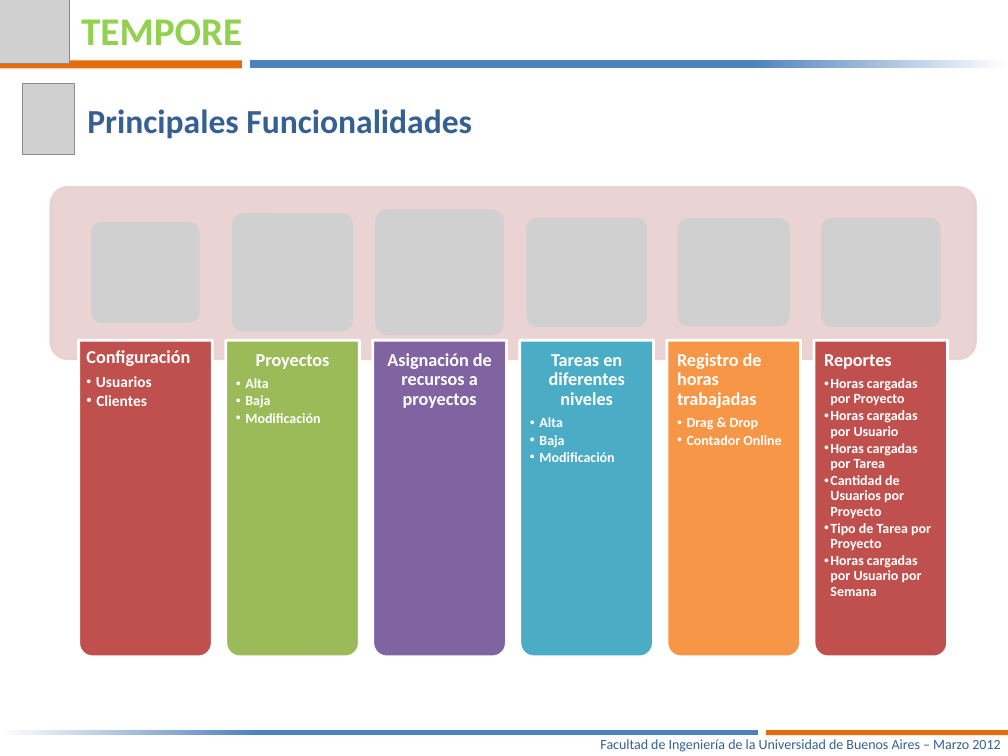
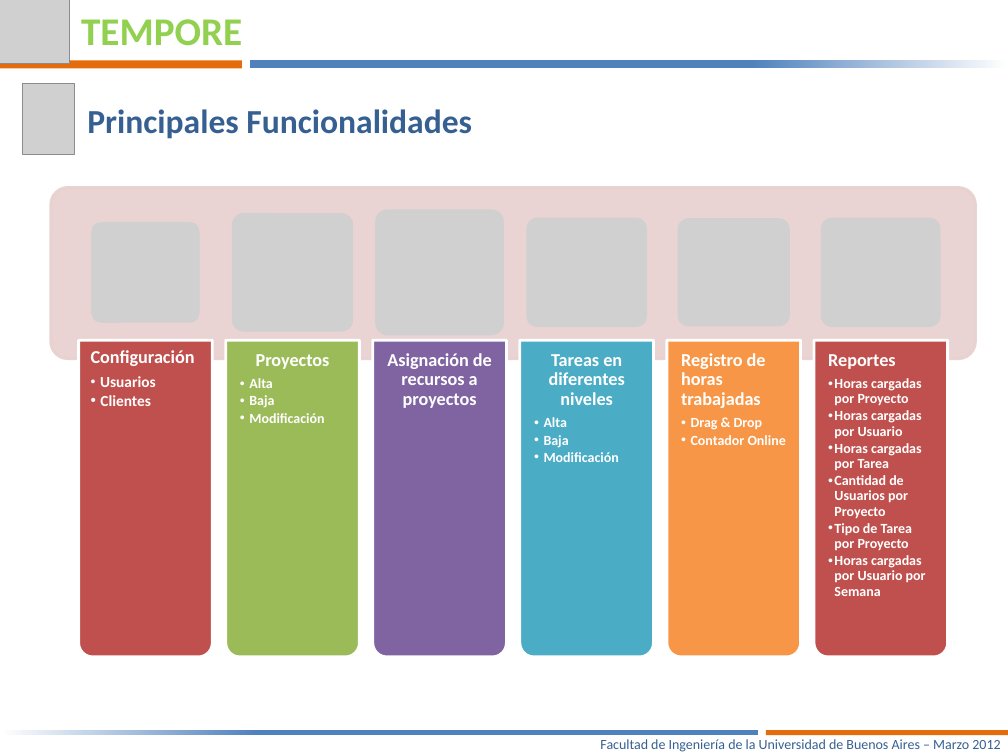
Before and after one commit to joshishimla99/tempore, a slide deck: slide 5 of docs/Presentacion Final/Tempore – Manejá tus tiempos-V6.pptx. Drawn at 1008x756 pixels with LibreOffice and Linux fonts; fonts in the diff are those of the drawing; grey boxes stand for pictures. Boxes give left, top, right and bottom in pixels: in the first picture for what was removed or moved away, otherwise in the second. Text is boxed around its words. In the diff, an @@ line names an element or a change of style, - is before the commit and + after.

```diff
--- a/docs/Presentacion Final/Tempore – Manejá tus tiempos-V6.pptx
+++ b/docs/Presentacion Final/Tempore – Manejá tus tiempos-V6.pptx
@@ text "Configuración" moved from (x1=86, y1=350, x2=190, y2=406) to (x1=91, y1=350, x2=195, y2=406) @@
@@ text "Proyectos" rewrapped from (x1=245, y1=354, x2=330, y2=423) to (x1=249, y1=354, x2=330, y2=423) @@
@@ text "Tareas en diferentes niveles" rewrapped from (x1=539, y1=354, x2=625, y2=462) to (x1=544, y1=354, x2=625, y2=462) @@
@@ text "Registro de horas trabajadas" moved from (x1=677, y1=353, x2=781, y2=445) to (x1=681, y1=353, x2=786, y2=445) @@
@@ text "Reportes" rewrapped from (x1=824, y1=354, x2=931, y2=596) to (x1=828, y1=354, x2=926, y2=596) @@
```
Also in this commit, not shown: 3 other slides changed, 1 other file.
